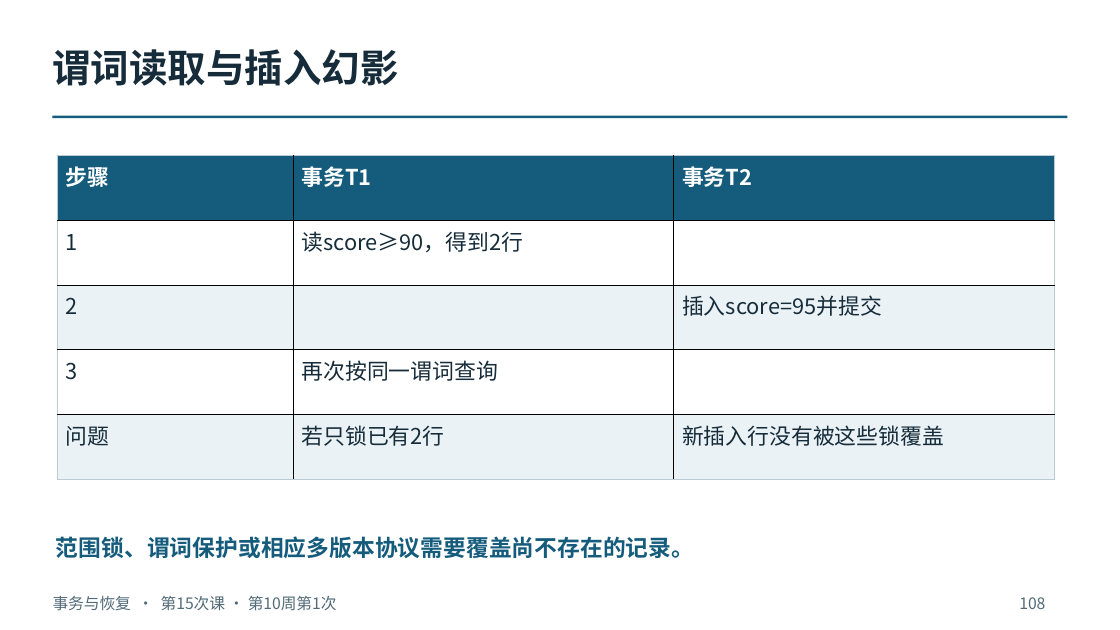
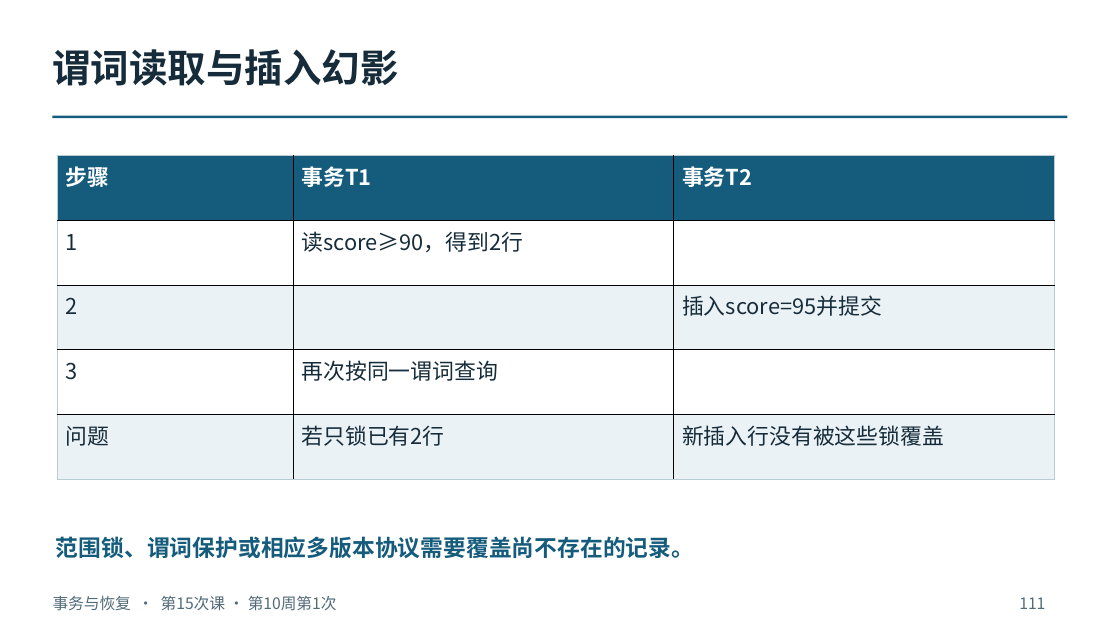
Before and after one commit to intellistream/database-kernel-course-student, a slide deck: slide 111 of 01_课件（第6版）/04_事务与恢复.pptx (slide 108 before the commit). Drawn at 1120x630 pixels with LibreOffice and Linux fonts; fonts in the diff are those of the drawing. Boxes give left, top, right and bottom in pixels: in the first picture for what was removed or moved away, otherwise in the second. Text is boxed around its words. In the diff, an @@ line names an element or a change of style, - is before the commit and + after.

```diff
--- a/01_课件（第6版）/04_事务与恢复.pptx
+++ b/01_课件（第6版）/04_事务与恢复.pptx
@@ text at bbox=[1019, 597, 1045, 609]: text changed @@
-108
+111
```
Also in this commit, not shown: 226 other slides changed, 6 slides added, 11 other files.
